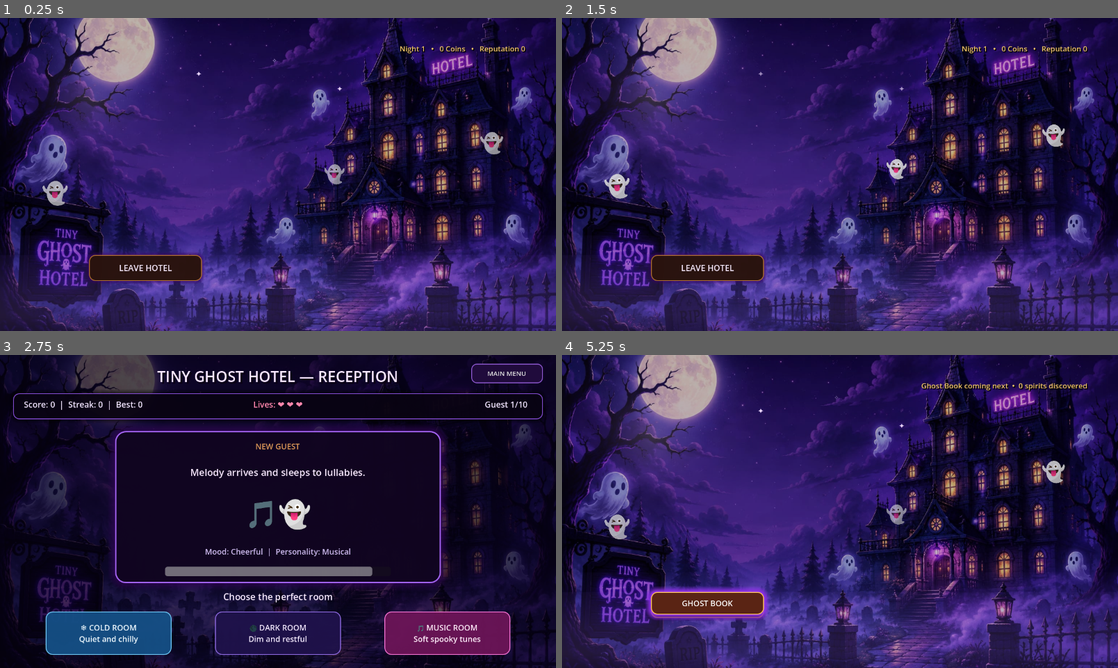
Above: before the commit, frames 1-4 (two rows, left to right).
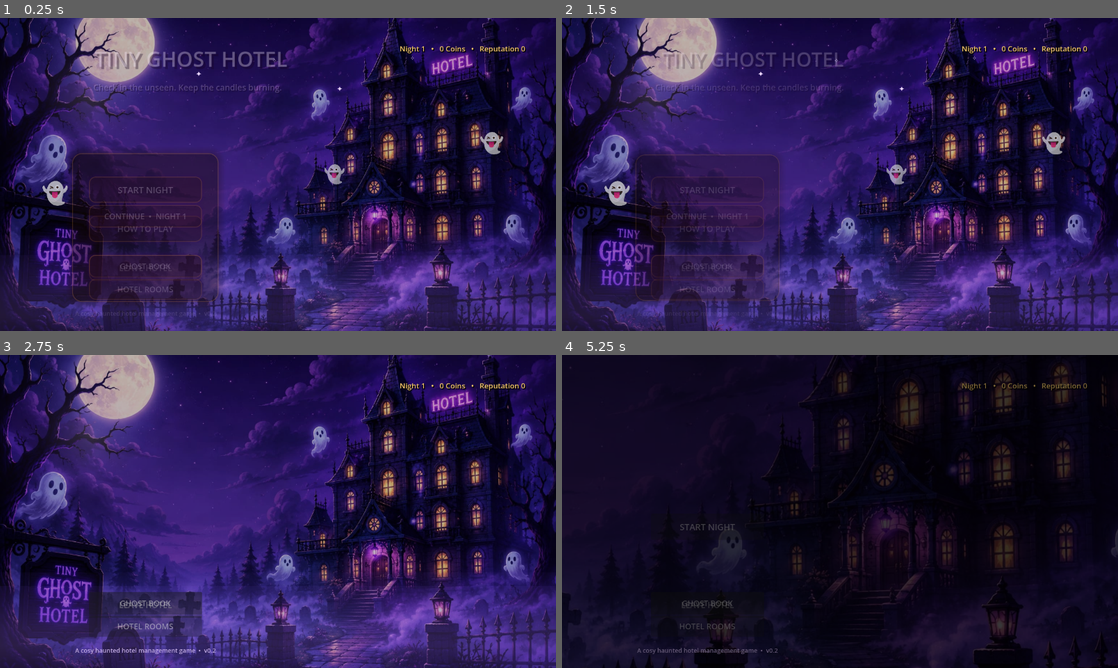
Above: after the commit, the same moments.

Repository: 22koki/tiny-ghost-hotel
Game: Godot game, scene res://scenes/MainMenu.tscn
Same seed, same stepped clock (60 frames per second), same inputs: the game is played once before the commit and once after it.
Inputs (mouse positions are in pixels of both pictures, inside the frame that each line leads up to):
- Up to frame 1 (0.25 s): no input
- Up to frame 2 (1.5 s): click (706, 290) at 0.5 s, where only the run after the commit has a clickable "HOTEL ROOMS"; click (1040, 290) at 1.25 s, where only the run after the commit has a clickable "← BACK TO LOBBY"
- Up to frame 3 (2.75 s): click (144, 527) at 2 s, where only the run after the commit has a clickable "START NIGHT"
- Up to frame 4 (5.25 s): click (1067, 373) at 2.75 s, where only the run before the commit has a clickable "MAIN MENU"; click (706, 605) at 3.5 s, where only the run before the commit has a clickable "LEAVE HOTEL"; click (706, 605) at 4.25 s, where only the run before the commit has a clickable "LEAVE HOTEL"; click (706, 605) at 5 s, where only the run before the commit has a clickable "LEAVE HOTEL"

The runs differ from the first frame. In frame 1, 13% of the frame differs, in the area x 12-52%, y 10-96%; in frame 2, 12%; in frame 3, 80%; in frame 4, 86%, in the area x 0-100%, y 0-100%.
Error before the commit: Invalid access to property or key 'pressed' on a base object of type 'null instance'. (res://scripts/main_menu.gd:141)

Commit message:
feat: add hotel rooms button to vintage main menu

Diff:
--- a/scenes/MainMenu.tscn
+++ b/scenes/MainMenu.tscn
@@ -377,6 +377,20 @@
 text = "Night 1   •   0 Coins   •   Reputation 0"
 horizontal_alignment = 2
 
+
+[node name="RoomsButton" type="Button" parent="."]
+layout_mode = 0
+offset_left = 205.0
+offset_top = 600.0
+offset_right = 465.0
+offset_bottom = 648.0
+theme_override_colors/font_color = Color(0.97, 0.92, 1, 1)
+theme_override_font_sizes/font_size = 18
+theme_override_styles/normal = SubResource("ButtonNormalStyle")
+theme_override_styles/hover = SubResource("ButtonHoverStyle")
+theme_override_styles/pressed = SubResource("ButtonPressedStyle")
+text = "HOTEL ROOMS"
+
 [node name="FooterLabel" type="Label" parent="."]
 layout_mode = 0
 offset_left = 165.0
